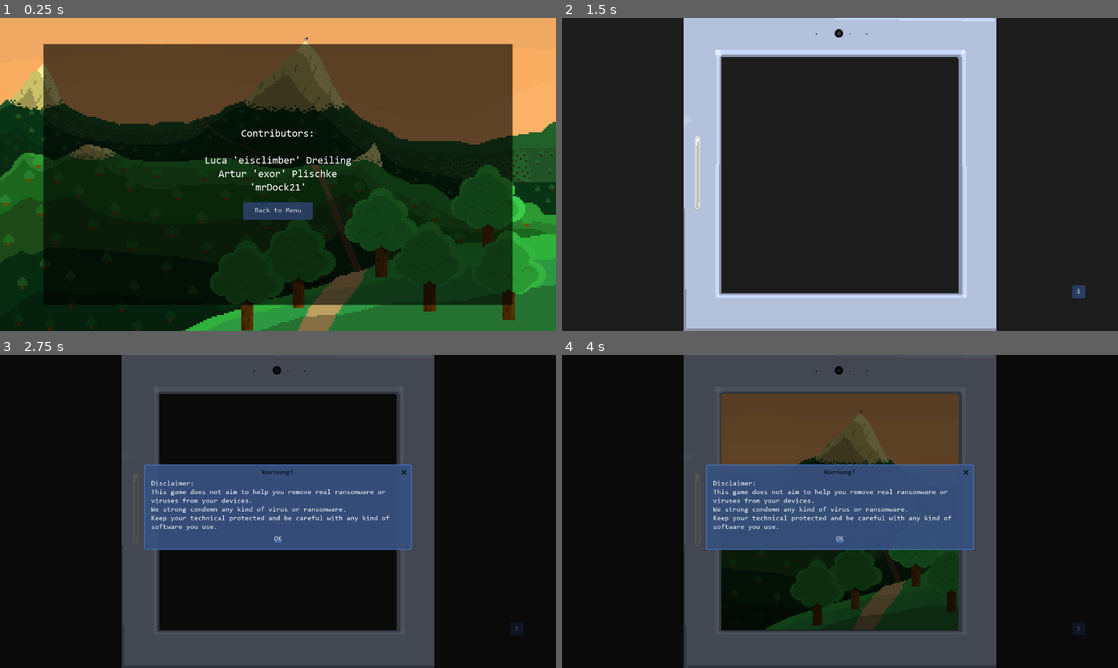
Above: before the commit, frames 1-4 (two rows, left to right).
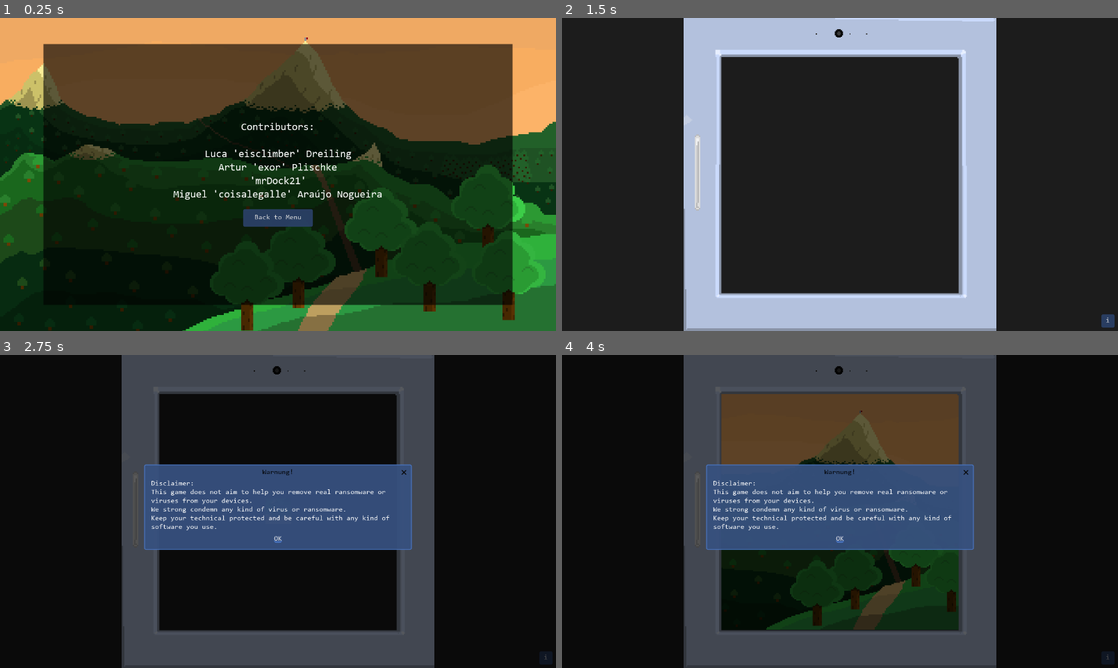
Above: after the commit, the same moments.

Repository: eisclimber/my-first-game-jam-summer-2021
Game: Godot game, scene res://scenes/screens/CreditsScreen.tscn
The game is run twice, just before and just after one commit, with the same random seed, the same clock (stepped at 60 frames per second) and the same inputs. This scene is started directly instead of the project's main scene. Sound files missing from this copy of the repository are replaced by a short silence.
Inputs (mouse positions are in pixels of both pictures, inside the frame that each line leads up to):
- Up to frame 1 (0.25 s): no input
- Up to frame 2 (1.5 s): tap Enter at 0.5 s; move the mouse to (962, 158) at 0.52 s; click (962, 158) at 0.67 s; click "Back to Menu" at 1.25 s
- Up to frame 3 (2.75 s): click "i" at 2 s
- Up to frame 4 (4 s): click "Play" at 2.75 s; click "Play" at 3.5 s

The runs differ from the first frame. In frame 1, 2.2% of the frame differs, in the area x 31-69%, y 33-67%; in frame 2, 0.2%; in frame 3, 0.2%; in frame 4, 0.2%.

Commit message:
Changed to new logo, Fixed some layouting issues

Diff:
--- a/PlainProject/project.godot
+++ b/PlainProject/project.godot
@@ -118,7 +118,7 @@
 
 config/name="Forklift F2P"
 run/main_scene="res://scenes/screens/MainMenuScreen.tscn"
-config/icon="res://resources/sprites/ForkliftIcon.png"
+config/icon="res://resources/images/Fortklift-logo.png"
 
 [autoload]
 
--- a/PlainProject/scenes/game/desktop/Desktop.tscn
+++ b/PlainProject/scenes/game/desktop/Desktop.tscn
@@ -26,8 +26,7 @@
 [ext_resource path="res://scenes/game/intro sequence/intro_installation.tscn" type="PackedScene" id=24]
 [ext_resource path="res://scenes/game/code_knox/CodeKnoxExplanation.tscn" type="PackedScene" id=25]
 [ext_resource path="res://scenes/game/passwd_filter_game/PasswdFilter.tscn" type="PackedScene" id=26]
-[ext_resource path="res://resources/sprites/ForkliftIcon.png" type="Texture" id=27]
-[ext_resource path="res://resources/images/Fortklif-logo.png" type="Texture" id=28]
+[ext_resource path="res://resources/images/Fortklift-logo.png" type="Texture" id=28]
 [ext_resource path="res://resources/images/explosion.png" type="Texture" id=29]
 
 [sub_resource type="AtlasTexture" id=1]
@@ -69,7 +68,7 @@
 [sub_resource type="Animation" id=9]
 length = 2.0
 tracks/0/type = "method"
-tracks/0/path = NodePath("HBox/WindowArea/InstallerShortcut")
+tracks/0/path = NodePath("HBox/WindowArea/Margin/Grid/InstallerShortcut")
 tracks/0/interp = 1
 tracks/0/loop_wrap = true
 tracks/0/imported = false
@@ -83,7 +82,7 @@
 } ]
 }
 tracks/1/type = "method"
-tracks/1/path = NodePath("HBox/WindowArea/GameShortcut")
+tracks/1/path = NodePath("HBox/WindowArea/Margin/Grid/GameShortcut")
 tracks/1/interp = 1
 tracks/1/loop_wrap = true
 tracks/1/imported = false
@@ -309,7 +308,7 @@
 } ]
 }
 tracks/1/type = "method"
-tracks/1/path = NodePath("HBox/WindowArea/InstallerShortcut")
+tracks/1/path = NodePath("HBox/WindowArea/Margin/Grid/InstallerShortcut")
 tracks/1/interp = 1
 tracks/1/loop_wrap = true
 tracks/1/imported = false
@@ -320,6 +319,20 @@
 "values": [ {
 "args": [  ],
 "method": "show"
+} ]
+}
+tracks/2/type = "method"
+tracks/2/path = NodePath("HBox/WindowArea/Margin/Grid/GameShortcut")
+tracks/2/interp = 1
+tracks/2/loop_wrap = true
+tracks/2/imported = false
+tracks/2/enabled = true
+tracks/2/keys = {
+"times": PoolRealArray( 0 ),
+"transitions": PoolRealArray( 1 ),
+"values": [ {
+"args": [  ],
+"method": "hide"
 } ]
 }
 
@@ -702,7 +715,7 @@
 } ]
 }
 tracks/23/type = "method"
-tracks/23/path = NodePath("HBox/WindowArea/InstallerShortcut")
+tracks/23/path = NodePath("HBox/WindowArea/Margin/Grid/InstallerShortcut")
 tracks/23/interp = 1
 tracks/23/loop_wrap = true
 tracks/23/imported = false
@@ -750,7 +763,7 @@
 } ]
 }
 tracks/26/type = "method"
-tracks/26/path = NodePath("HBox/WindowArea/GameShortcut")
+tracks/26/path = NodePath("HBox/WindowArea/Margin/Grid/GameShortcut")
 tracks/26/interp = 1
 tracks/26/loop_wrap = true
 tracks/26/imported = false
@@ -794,21 +807,43 @@
 size_flags_horizontal = 3
 size_flags_vertical = 3
 
-[node name="InstallerShortcut" parent="HBox/WindowArea" instance=ExtResource( 22 )]
-visible = false
-margin_left = -569.695
-margin_top = -270.165
-margin_right = -569.695
-margin_bottom = -270.165
+[node name="Margin" type="MarginContainer" parent="HBox/WindowArea"]
+margin_right = 120.0
+margin_bottom = 140.0
+custom_constants/margin_top = 20
+custom_constants/margin_left = 20
+__meta__ = {
+"_edit_use_anchors_": false
+}
+
+[node name="Grid" type="GridContainer" parent="HBox/WindowArea/Margin"]
+margin_left = 20.0
+margin_top = 20.0
+margin_right = 120.0
+margin_bottom = 264.0
+
+[node name="InstallerShortcut" parent="HBox/WindowArea/Margin/Grid" instance=ExtResource( 22 )]
+anchor_left = 0.0
+anchor_top = 0.0
+anchor_right = 0.0
+anchor_bottom = 0.0
+margin_left = 0.0
+margin_top = 0.0
+margin_right = 100.0
+margin_bottom = 120.0
 icon = ExtResource( 28 )
 
-[node name="GameShortcut" parent="HBox/WindowArea" instance=ExtResource( 22 )]
-visible = false
-margin_left = -568.872
-margin_top = -163.251
-margin_right = -568.872
-margin_bottom = -163.251
-icon = ExtResource( 27 )
+[node name="GameShortcut" parent="HBox/WindowArea/Margin/Grid" instance=ExtResource( 22 )]
+visible = false
+anchor_left = 0.0
+anchor_top = 0.0
+anchor_right = 0.0
+anchor_bottom = 0.0
+margin_left = 0.0
+margin_top = 124.0
+margin_right = 100.0
+margin_bottom = 244.0
+icon = ExtResource( 28 )
 program_name = "Forklift
 The Game"
 
@@ -1182,8 +1217,8 @@
 anims/intro = SubResource( 10 )
 anims/popup_windows = SubResource( 11 )
 
-[connection signal="double_clicked" from="HBox/WindowArea/InstallerShortcut" to="." method="_on_InstallerShortcut_double_clicked"]
-[connection signal="double_clicked" from="HBox/WindowArea/GameShortcut" to="." method="_on_GameShortcut_double_clicked"]
+[connection signal="double_clicked" from="HBox/WindowArea/Margin/Grid/InstallerShortcut" to="." method="_on_InstallerShortcut_double_clicked"]
+[connection signal="double_clicked" from="HBox/WindowArea/Margin/Grid/GameShortcut" to="." method="_on_GameShortcut_double_clicked"]
 [connection signal="move_to_front_requested" from="HBox/WindowArea/SlidingPuzzleWindow" to="." method="_on_CmdWindow_move_to_front_requested"]
 [connection signal="move_to_front_requested" from="HBox/WindowArea/SmithCoinNewsWindow" to="." method="_on_CmdWindow_move_to_front_requested"]
 [connection signal="move_to_front_requested" from="HBox/WindowArea/CodeKnots2" to="." method="_on_CmdWindow_move_to_front_requested"]
--- a/PlainProject/scenes/game/desktop/ProgramShortcut.tscn
+++ b/PlainProject/scenes/game/desktop/ProgramShortcut.tscn
@@ -10,6 +10,11 @@
 anchor_top = 0.5
 anchor_right = 0.5
 anchor_bottom = 0.5
+margin_left = -50.0
+margin_top = -50.0
+margin_right = 50.0
+margin_bottom = 50.0
+rect_min_size = Vector2( 100, 120 )
 theme = ExtResource( 3 )
 script = ExtResource( 4 )
 __meta__ = {
--- a/PlainProject/scenes/screens/CreditsScreen.tscn
+++ b/PlainProject/scenes/screens/CreditsScreen.tscn
@@ -62,23 +62,24 @@
 }
 
 [node name="ContributorsLabel" type="Label" parent="Margin/MarginContainer/VBox"]
-margin_top = 195.0
+margin_top = 180.0
 margin_right = 960.0
-margin_bottom = 344.0
+margin_bottom = 360.0
 custom_fonts/font = ExtResource( 5 )
 custom_constants/line_spacing = 6
 text = "Contributors:
 
 Luca 'eisclimber' Dreiling
 Artur 'exor' Plischke
-'mrDock21'"
+'mrDock21'
+Miguel 'coisalegalle' Araújo Nogueira"
 align = 1
 
 [node name="BackButton" parent="Margin/MarginContainer/VBox" instance=ExtResource( 2 )]
 margin_left = 400.0
-margin_top = 364.0
+margin_top = 380.0
 margin_right = 560.0
-margin_bottom = 404.0
+margin_bottom = 420.0
 rect_min_size = Vector2( 160, 40 )
 size_flags_horizontal = 4
 text = "Back to Menu"
--- a/PlainProject/scenes/screens/MainMenuScreen.tscn
+++ b/PlainProject/scenes/screens/MainMenuScreen.tscn
@@ -235,16 +235,16 @@
 }
 
 [node name="Margin2" type="MarginContainer" parent="."]
-margin_left = 1180.0
-margin_top = 620.0
+margin_left = 1242.0
+margin_top = 682.0
 margin_right = 1280.0
 margin_bottom = 720.0
 grow_horizontal = 0
 grow_vertical = 0
 size_flags_horizontal = 4
 size_flags_vertical = 4
-custom_constants/margin_right = 75
-custom_constants/margin_bottom = 75
+custom_constants/margin_right = 8
+custom_constants/margin_bottom = 8
 __meta__ = {
 "_edit_use_anchors_": false
 }
Renamed: PlainProject/resources/images/Fortklif-logo.png -> PlainProject/resources/images/Fortklift-logo.png
Not shown, changed: PlainProject/resources/images/Fortklift-logo.png.import
Not shown: 2 places in PlainProject/scenes/game/desktop/Desktop.tscn that only renumber resources
